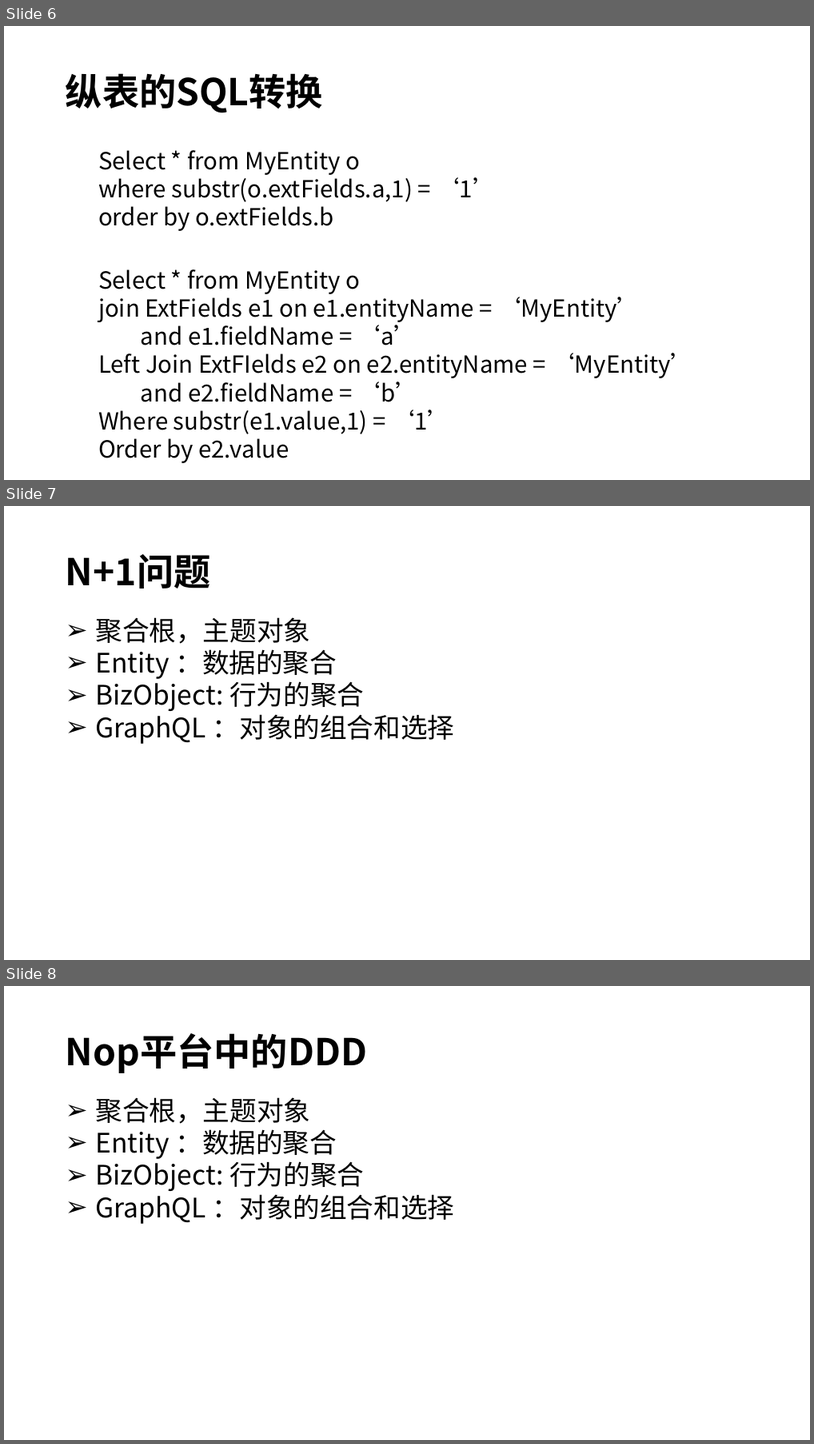
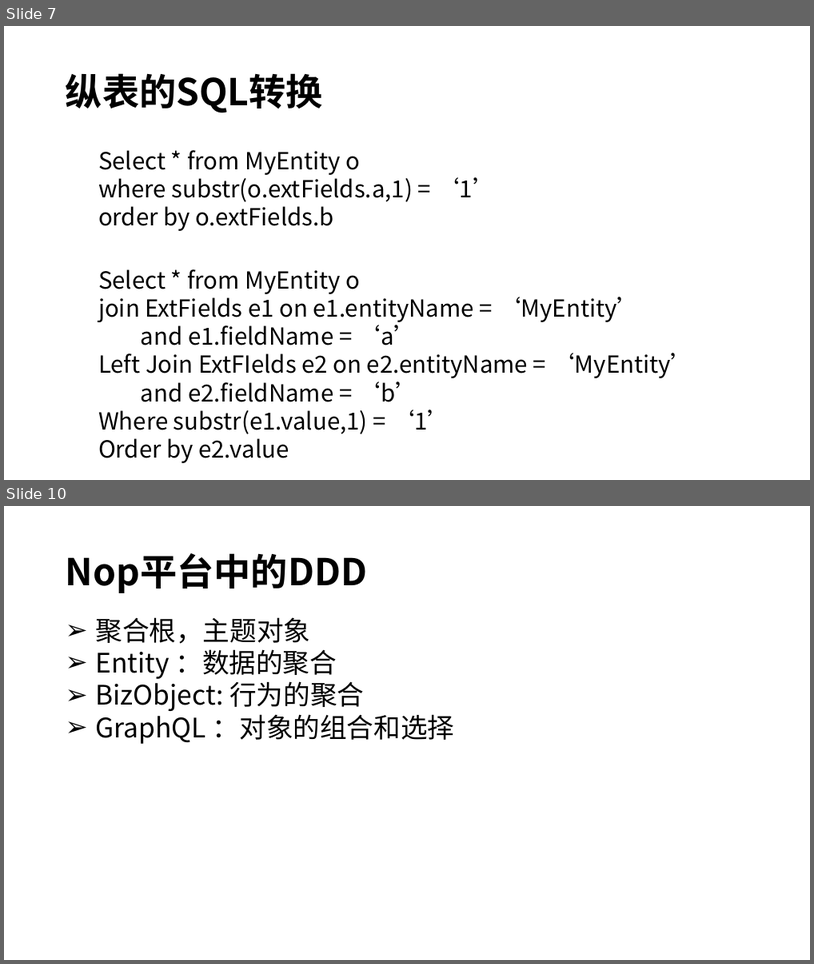
Before and after one commit to entropy-cloud/nop-entropy, a slide deck: docs/ppt/nop-orm.pptx. Shown one above the other, each under a label of ours: slides 6, 7 and 8 before the commit, slides 7 and 10 after it; the slides between them are not shown. The pictures are 814x1444 and 814x964 pixels, drawn with LibreOffice and Linux fonts; fonts in the diff are those of the drawing. Boxes give left, top, right and bottom in pixels: in the first picture for what was removed or moved away, otherwise in the second. Text is boxed around its words. In the diff, an @@ line names an element or a change of style, - is before the commit and + after.

```diff
--- a/docs/ppt/nop-orm.pptx
+++ b/docs/ppt/nop-orm.pptx
@@ slide 7 removed at <box>4,506,810,960</box>, background #FFFFFF @@
@@ title removed at <box>66,554,211,588</box> @@
-N+1问题
@@ text removed at <box>96,617,454,744</box> @@
-➢ 聚合根，主题对象
-➢ Entity ：数据的聚合
-➢ BizObject: 行为的聚合
-➢ GraphQL ：对象的组合和选择
@@ what was slide 6 is now slide 7 @@
@@ what was slide 8 is now slide 10 @@
```
Also in this commit, not shown: 4 slides added, 1 other slide removed, 2 other files.
